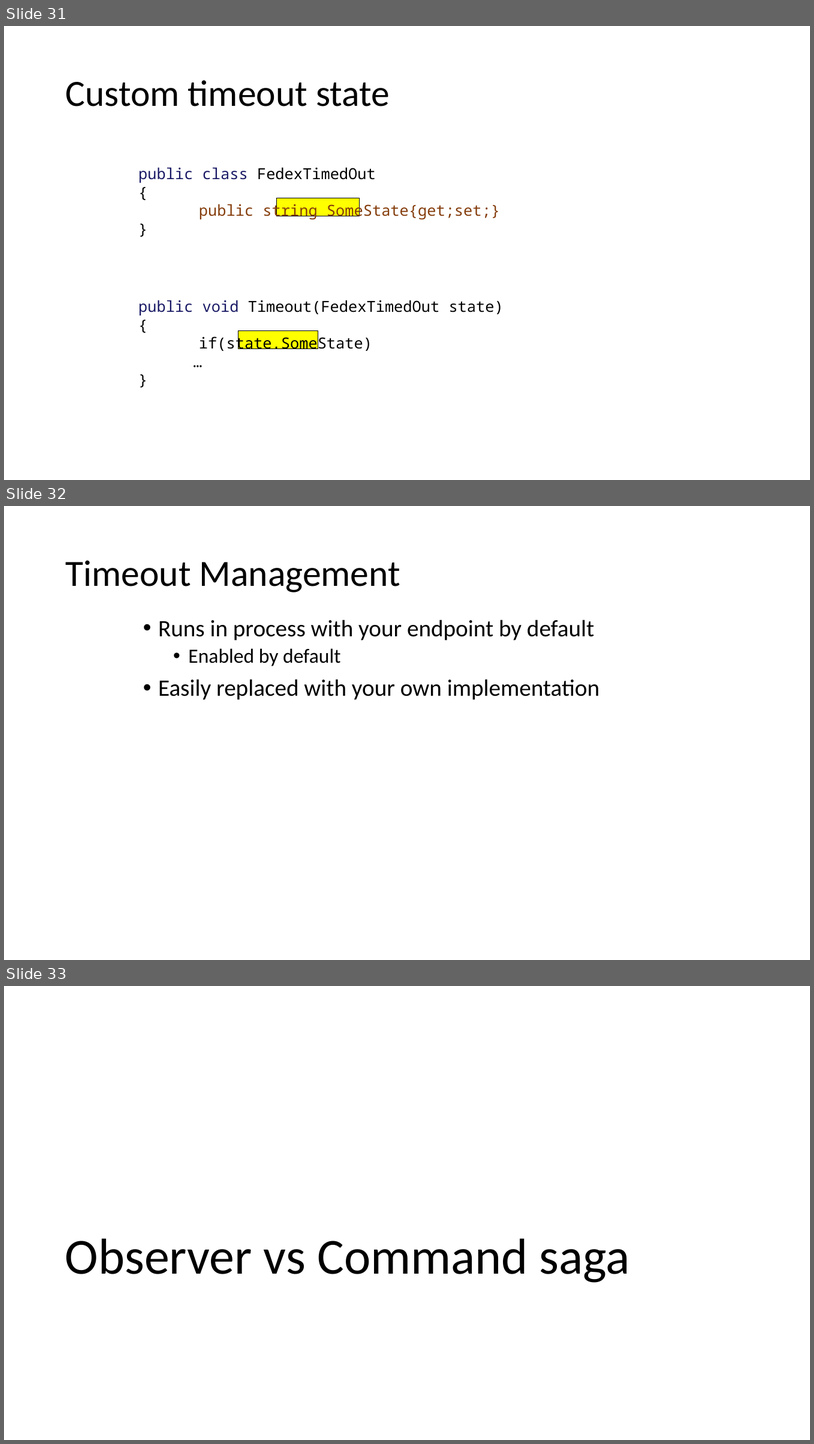
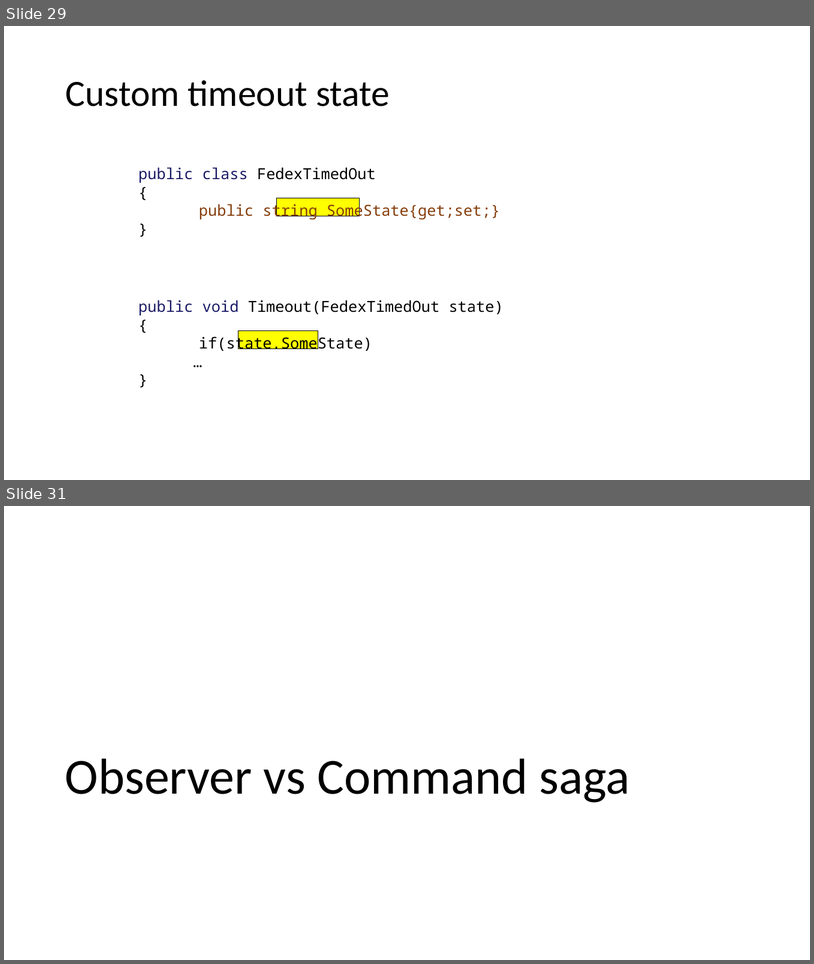
Before and after one commit to Particular/SagaMasterClass, a slide deck: SagaMasterClass.pptx. Shown one above the other, each under a label of ours: slides 31, 32 and 33 before the commit, slides 29 and 31 after it; the slides between them are not shown. The pictures are 814x1444 and 814x964 pixels, drawn with LibreOffice and Linux fonts; fonts in the diff are those of the drawing. Boxes give left, top, right and bottom in pixels: in the first picture for what was removed or moved away, otherwise in the second. Text is boxed around its words. In the diff, an @@ line names an element or a change of style, - is before the commit and + after.

```diff
--- a/SagaMasterClass.pptx
+++ b/SagaMasterClass.pptx
@@ slide 32 removed at [4,506,810,960], background #FFFFFF @@
@@ title removed at [65,560,401,592] @@
-Timeout Management
@@ text removed at [158,619,600,700] @@
-• Runs in process with your endpoint by default
-  • Enabled by default
-• Easily replaced with your own implementation
@@ what was slide 31 is now slide 29 @@
@@ what was slide 33 is now slide 31 @@
```
Also in this commit, not shown: 1 slide changed, 13 slides added, 1 other slide removed.
